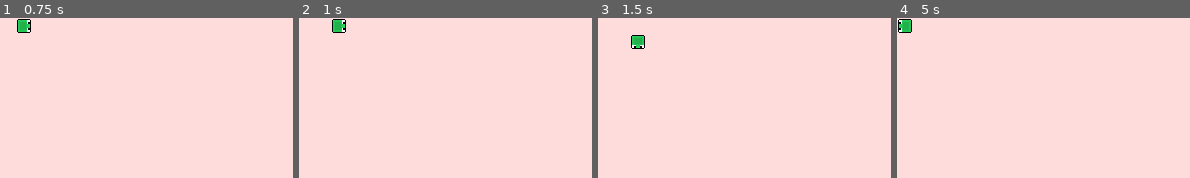
Above: before the commit, frames 1-4 (left to right).
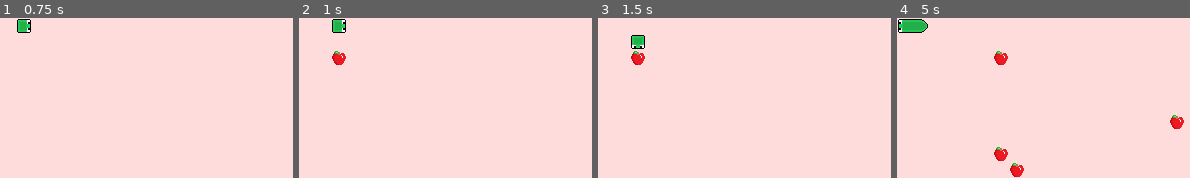
Above: after the commit, the same moments.

Repository: Tale152/snake-plus-plus-godot
Game: Godot game, scene res://src/Main.tscn
Same seed, same stepped clock (60 frames per second), same inputs: the game is played once before the commit and once after it.
Inputs:
- Up to frame 1 (0.75 s): hold Right (move_right) from 0.53 s (still down)
- Up to frame 2 (1 s): keep holding Right (move_right)
- Up to frame 3 (1.5 s): tap Enter at 1.25 s; release Right (move_right) at 1.28 s; hold Down (move_down) from 1.28 s (still down)
- Up to frame 4 (5 s): release Down (move_down) at 2.03 s; hold Right (move_right) 2.03-2.78 s; tap Space at 2.75 s; hold Up (move_up) 2.78-3.53 s; hold Left (move_left) from 3.53 s (still down); tap Enter at 4.25 s

Frame 1 is identical in both runs. In frame 2, 0.3% of the frame differs, in the area x 11-17%, y 20-30%; in frame 3, 0.3%; in frame 4, 1.7%, in the area x 4-98%, y 0-100%.

Commit message:
added maximum of apples

Diff:
--- a/src/Main.gd
+++ b/src/Main.gd
@@ -19,7 +19,8 @@
 
 const EDIBLE_SPAWN_DELTA_SECONDS = 1
 var edible_spawn_elapsed_seconds
-const EDIBLE_SPAWN_PROBABILITY = 0.25
+const EDIBLE_SPAWN_PROBABILITY = 0.8
+const MAX_APPLES = 6
 
 var edibles
 var to_be_removed_queue
@@ -75,19 +76,20 @@
 		edible_spawn_elapsed_seconds += delta
 		if(edible_spawn_elapsed_seconds >= EDIBLE_SPAWN_DELTA_SECONDS):
 			edible_spawn_elapsed_seconds -= edible_spawn_elapsed_seconds
-			var r = rng.randf()
-			if r <= EDIBLE_SPAWN_PROBABILITY:
-				var apple_instance = APPLE.instance()
-				var found = false
-				var spawn_position
-				while !found:
-					var x = (rng.randi()%FIELD_CELLS_WIDTH)*CELL_SIZE
-					var y = (rng.randi()%FIELD_CELLS_HEIGHT)*CELL_SIZE
-					spawn_position = Vector2(x, y)
-					found = !is_overlapping(spawn_position, [$Snake.get_node("Head")]) && !is_overlapping(spawn_position, $Snake.body_parts) && !is_overlapping(spawn_position, edibles)
-				add_child(apple_instance)
-				apple_instance.spawn(spawn_position, $Snake, self)
-				edibles.push_back(apple_instance)
+			if edibles.size() < MAX_APPLES:
+				var r = rng.randf()
+				if r <= EDIBLE_SPAWN_PROBABILITY:
+					var apple_instance = APPLE.instance()
+					var found = false
+					var spawn_position
+					while !found:
+						var x = (rng.randi()%FIELD_CELLS_WIDTH)*CELL_SIZE
+						var y = (rng.randi()%FIELD_CELLS_HEIGHT)*CELL_SIZE
+						spawn_position = Vector2(x, y)
+						found = !is_overlapping(spawn_position, [$Snake.get_node("Head")]) && !is_overlapping(spawn_position, $Snake.body_parts) && !is_overlapping(spawn_position, edibles)
+					add_child(apple_instance)
+					apple_instance.spawn(spawn_position, $Snake, self)
+					edibles.push_back(apple_instance)
 
 func remove_edible(edible):
 	edibles.erase(edible)
